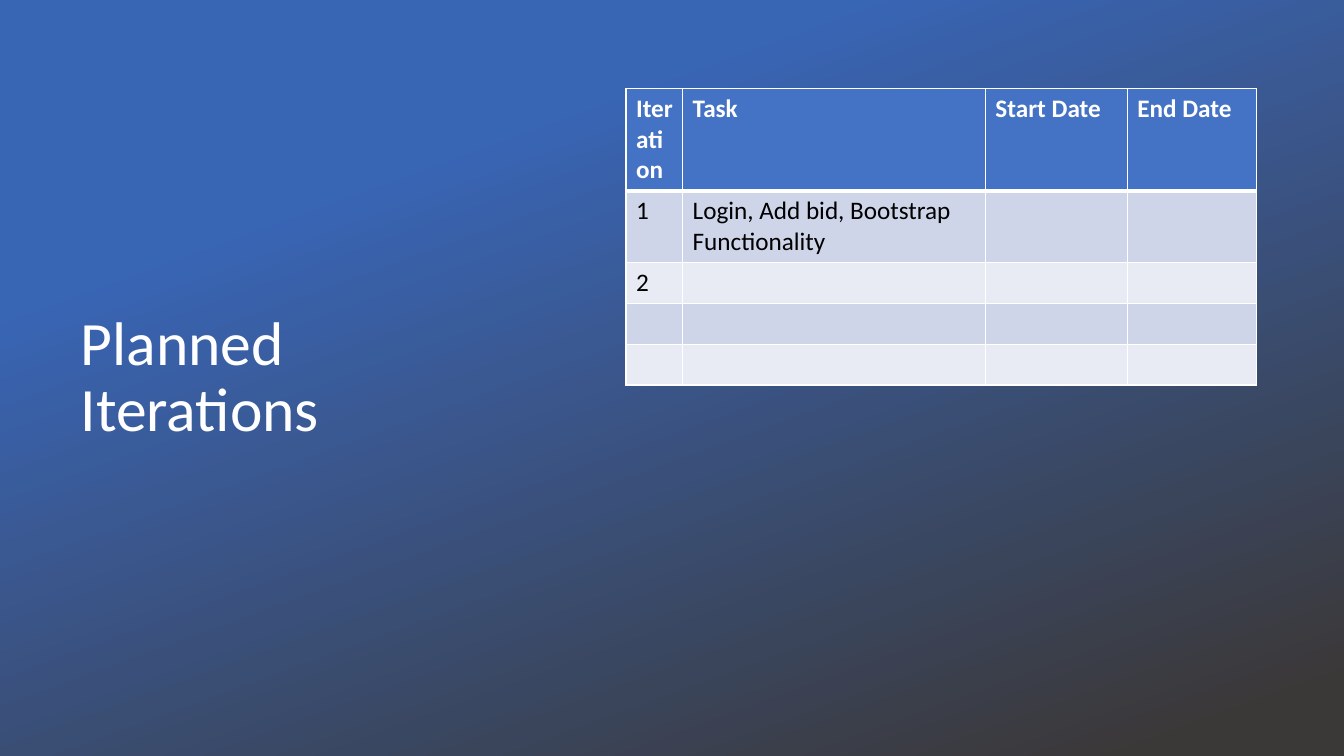
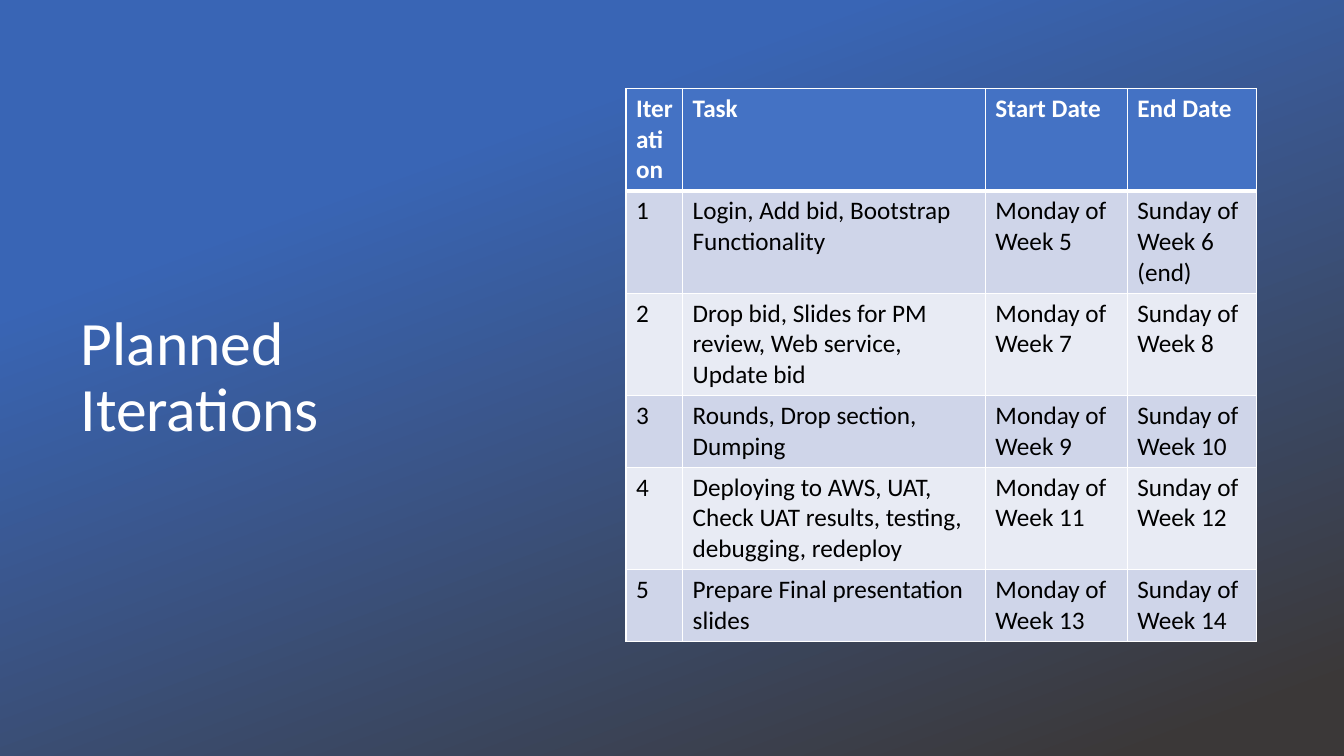
Before and after one commit to xbloh/Online-Course-Bidding-System-, a slide deck: slide 4 of presentations/PM Review - Week 7.pptx. Drawn at 1344x756 pixels with LibreOffice and Linux fonts; fonts in the diff are those of the drawing; background and template pictures are left out; a plain dark background stands for a picture behind light text. Boxes give left, top, right and bottom in pixels: in the first picture for what was removed or moved away, otherwise in the second. Text is boxed around its words. In the diff, an @@ line names an element or a change of style, - is before the commit and + after.

Commit message:
Updated iteration schedule for slides
with dates and task until iteration 5

```diff
--- a/presentations/PM Review - Week 7.pptx
+++ b/presentations/PM Review - Week 7.pptx
@@ table at (x1=626, y1=89, x2=1256, y2=633) @@
-row 2: 1 | Login, Add bid, Bootstrap Functionality |  | 
-row 3: 2 |  |  | 
-row 4:  |  |  | 
-row 5:  |  |  | 
+row 2: 1 | Login, Add bid, Bootstrap Functionality | Monday of Week 5 | Sunday of Week 6 (end)
+row 3: 2 | Drop bid, Slides for PM review, Web service, Update bid | Monday of Week 7 | Sunday of Week 8
+row 4: 3 | Rounds, Drop section, Dumping | Monday of Week 9 | Sunday of Week 10
+row 5: 4 | Deploying to AWS, UAT, Check UAT results, testing, debugging, redeploy | Monday of Week 11 | Sunday of Week 12
+row 6: 5 | Prepare Final presentation slides | Monday of Week 13 | Sunday of Week 14
```
